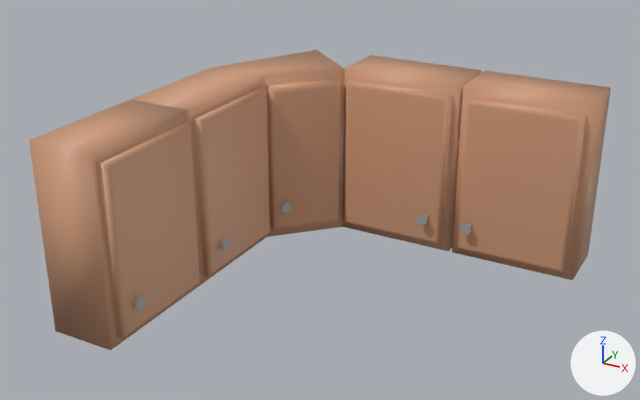
The FBX model scenes/FBX_imports/CornerCupboard_v1.fbx: old version first, new version second.
Both versions are drawn from a 50 mm camera at (2.35, -2.41, 2.13) aimed at (0.53, 0.9, 0.47). The lights are fixed; the arrows at lower right show +X, +Y and +Z.

The scene before the commit, as lines of its bpy script (objects in view):
```python
me_cylinder_036 = bpy.data.meshes.new('Cylinder.036')
me_cylinder_036.from_pydata(...)  # 306 vertices, 278 faces; spans x -0.32..1.58, y 0.0..1.9, z 0.0..0.9
# faces by material slot: [130, 148]
me_cylinder_036.materials.append(mat_metallic_handles)  # light grey #d2d2d2
me_cylinder_036.materials.append(mat_woodtop)  # brown #cf9a79
# before: 32 (-0.32, 0.63, 0.0), 33 (-0.32, 0.63, 0.9) at pixel (130, 99), 36 (0.0, 0.63, 0.0) at pixel (197, 286), 37 (0.0, 0.63, 0.9) at pixel (186, 109), 38 (0.0, 0.6, 0.85) at pixel (182, 122)
# before: 39 (0.0, 0.6, 0.05), 42 (0.03, 0.6, 0.85) at pixel (187, 123), 43 (0.05, 0.57, 0.83) at pixel (189, 131), 44 (0.04, 0.6, 0.85) at pixel (189, 124), 45 (0.05, 0.59, 0.85) at pixel (190, 125)
# before: 46 (0.05, 0.58, 0.84) at pixel (190, 128), 47 (0.05, 0.57, 0.07) at pixel (198, 281), 48 (0.03, 0.6, 0.05), 49 (0.05, 0.58, 0.06) at pixel (199, 282), 50 (0.05, 0.59, 0.06) at pixel (199, 282)
# before: 51 (0.04, 0.6, 0.05) at pixel (199, 282)
ob_cornercupboard = bpy.data.objects.new('CornerCupboard', me_cylinder_036)
ob_cornercupboard.location = (0.0, 0.0, 0.0)
```
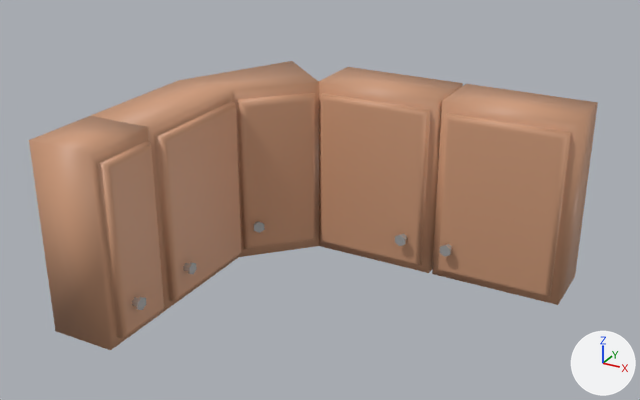
Changed parts and their boxes (x1, y1, x2, y2) in the pictures (640 x 400 px; the box of a moved part takes in the faces that stretch with it):
'CornerCupboard', reshaped: before (29, 50, 611, 350); after (29, 61, 598, 350)
part 1 of me_cylinder_036, moved or reshaped: before (460, 223, 472, 235); after (440, 244, 452, 257)
part 2 of me_cylinder_036, moved or reshaped: before (132, 50, 344, 287); after (91, 61, 319, 312)
part 3 of me_cylinder_036, moved or reshaped: before (343, 55, 481, 251); after (318, 67, 463, 273)
part 4 of me_cylinder_036, moved or reshaped: before (452, 71, 611, 280); after (432, 84, 598, 305)
part 5 of me_cylinder_036, moved or reshaped: before (218, 239, 230, 251); after (183, 262, 197, 274)
part 6 of me_cylinder_036, moved or reshaped: before (282, 202, 292, 213); after (254, 221, 265, 233)
part 7 of me_cylinder_036, moved or reshaped: before (417, 213, 428, 225); after (395, 233, 407, 246)
part 8 of me_cylinder_036, moved or reshaped: before (30, 99, 200, 350); after (30, 116, 164, 350)

Diff of the bpy script that builds the scene:
```diff
--- a/scenes/FBX_imports/CornerCupboard_v1.fbx.py
+++ b/scenes/FBX_imports/CornerCupboard_v1.fbx.py
@@ me_cylinder_036 @@
 me_cylinder_036.from_pydata(...)  # 306 vertices, 278 faces; spans x -0.32..1.58, y 0.0..1.9, z 0.0..0.9
 # used by ob_cornercupboard; location = (0.0, 0.0, 0.0)
+# me_cylinder_036 part 1: the loose piece of 30 vertices spanning x 1.02..1.07, y 1.48..1.54, z 0.16..0.23 is moved by (0.0, -0.27, 0.0)
+# me_cylinder_036 part 2: the loose piece of 60 vertices spanning x -0.32..0.31, y 0.63..1.86, z 0.0..0.9 is moved by (0.0, -0.27, 0.0)
+# me_cylinder_036 part 3: the loose piece of 32 vertices spanning x 0.3..0.93, y 1.53..1.9, z 0.0..0.9 is moved by (0.0, -0.27, 0.0)
+# me_cylinder_036 part 4: the loose piece of 32 vertices spanning x 0.95..1.58, y 1.53..1.9, z 0.0..0.9 is moved by (0.0, -0.27, 0.0)
+# me_cylinder_036 part 5: the loose piece of 30 vertices spanning x 0.04..0.09, y 0.73..0.79, z 0.16..0.23 is moved by (0.0, -0.27, 0.0)
+# me_cylinder_036 part 6: the loose piece of 30 vertices spanning x 0.07..0.14, y 1.26..1.33, z 0.16..0.23 is moved by (0.0, -0.27, 0.0)
+# me_cylinder_036 part 7: the loose piece of 30 vertices spanning x 0.78..0.84, y 1.48..1.54, z 0.16..0.23 is moved by (0.0, -0.27, 0.0)
+# me_cylinder_036 part 8
+for i in [32, 33, *range(36, 40), *range(42, 52)]: me_cylinder_036.vertices[i].co += Vector((0.0, -0.27, 0.0))
 me_cylinder_036.materials.append(mat_metallic_handles)
```
